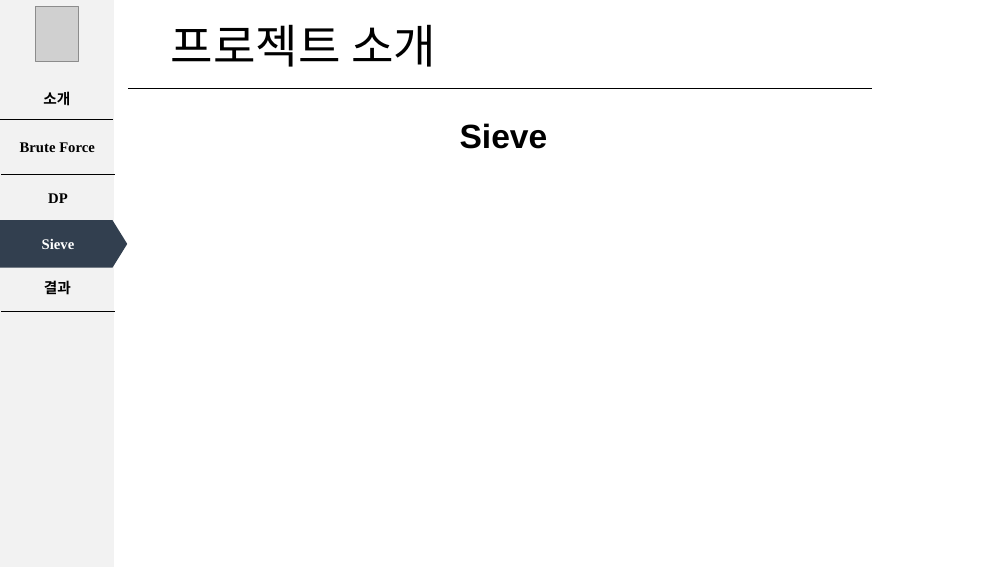
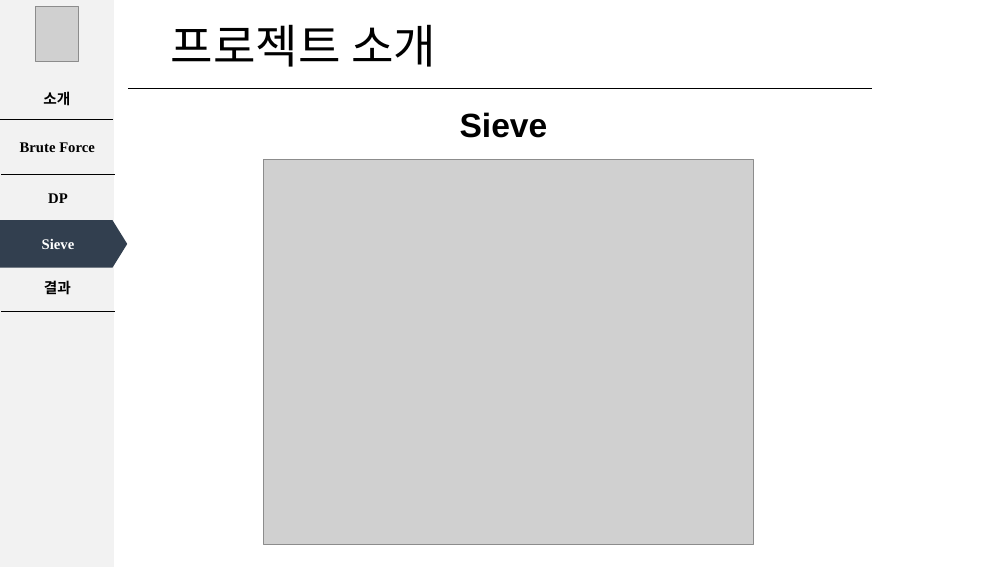
Before and after one commit to Jack-93/AlgorithmCode, a slide deck: slide 8 of 2014270243_오재욱_알고리즘_개인과제.pptx. Drawn at 1008x567 pixels with LibreOffice and Linux fonts; fonts in the diff are those of the drawing; grey boxes stand for pictures. Boxes give left, top, right and bottom in pixels: in the first picture for what was removed or moved away, otherwise in the second. Text is boxed around its words. In the diff, an @@ line names an element or a change of style, - is before the commit and + after.

```diff
--- a/2014270243_오재욱_알고리즘_개인과제.pptx
+++ b/2014270243_오재욱_알고리즘_개인과제.pptx
@@ text "Sieve": place and size @@
-text "Sieve" at [460,123,548,149]
+text "Sieve" at [460,112,548,138]
@@ picture added at [263,160,753,544] @@
```
Also in this commit, not shown: 4 other slides changed, 1 slide added, 1 slide removed, 9 other files.
